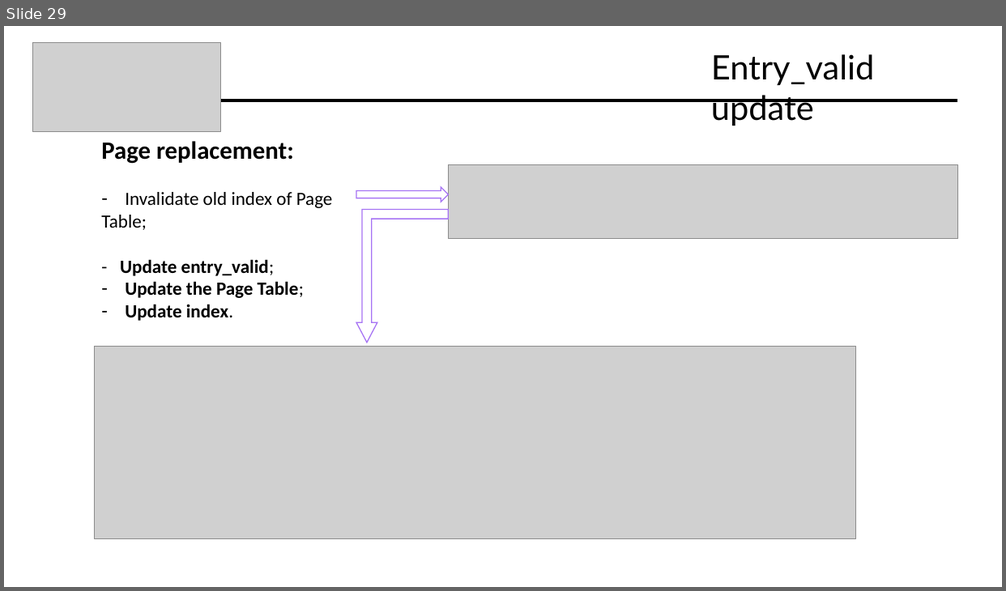
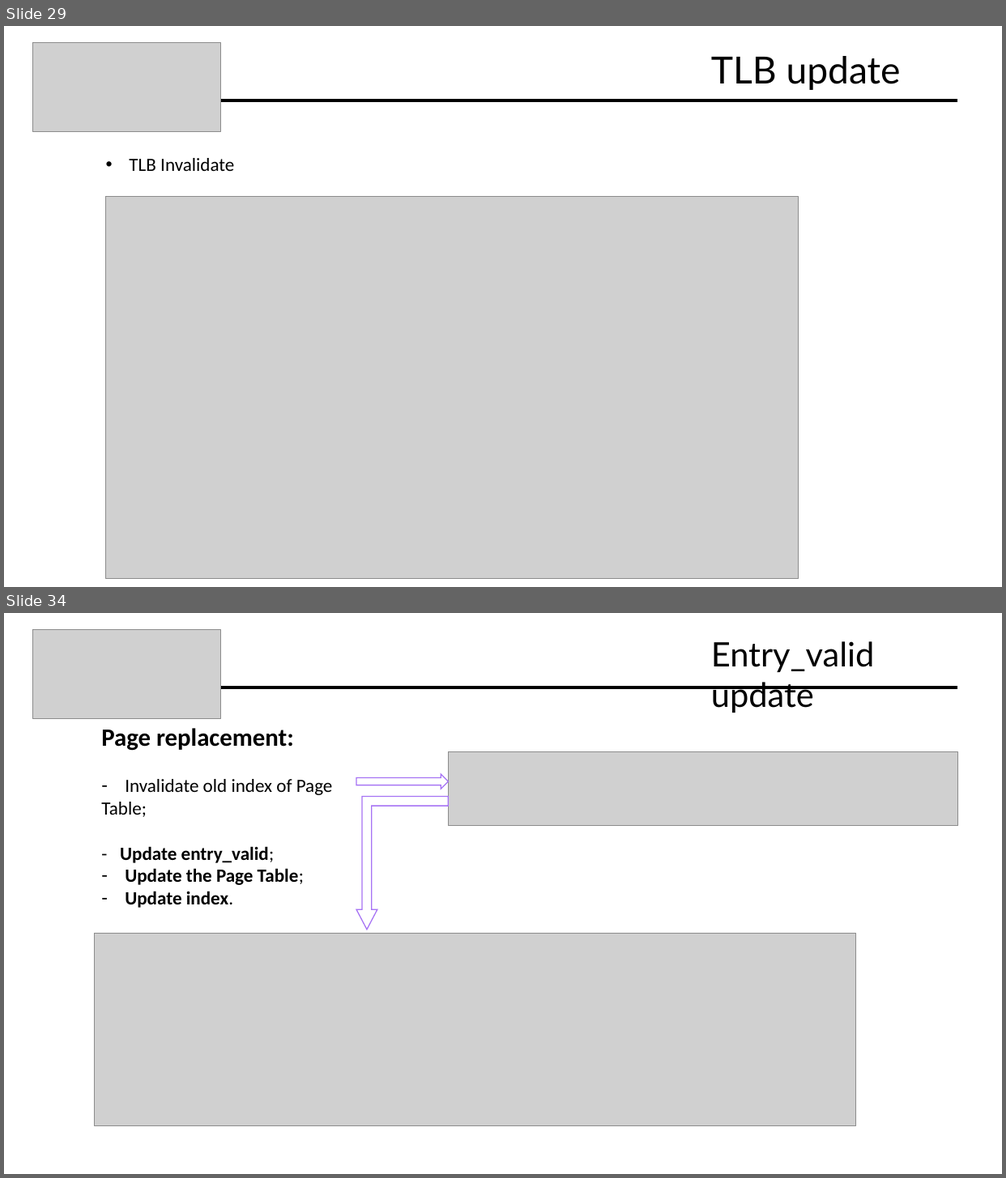
Before and after one commit to Davide619/OS161, a slide deck: Presentazione Progetto OS161.pptx. Shown one above the other, each under a label of ours: slide 29 before the commit, slides 29 and 34 after it; the slides between them are not shown. The pictures are 1006x591 and 1006x1178 pixels, drawn with LibreOffice and Linux fonts; fonts in the diff are those of the drawing; grey boxes stand for pictures. Boxes give left, top, right and bottom in pixels: in the first picture for what was removed or moved away, otherwise in the second. Text is boxed around its words. In the diff, an @@ line names an element or a change of style, - is before the commit and + after.

```diff
--- a/Presentazione Progetto OS161.pptx
+++ b/Presentazione Progetto OS161.pptx
@@ slide 29 added at (x1=4, y1=26, x2=1002, y2=587), background #FFFFFF @@
@@ picture added at (x1=33, y1=42, x2=221, y2=130) @@
@@ title added at (x1=711, y1=56, x2=901, y2=90), 36 pt, text #000000 @@
+TLB update
@@ line added from (221, 101) to (957, 101), #000000 3 pt @@
@@ text added at (x1=129, y1=158, x2=234, y2=171), 18 pt, text #000000 @@
+• TLB Invalidate
@@ picture added at (x1=106, y1=197, x2=799, y2=578) @@
@@ what was slide 29 is now slide 34 @@
```
Also in this commit, not shown: 4 slides changed, 5 other slides added, 3 other files.
